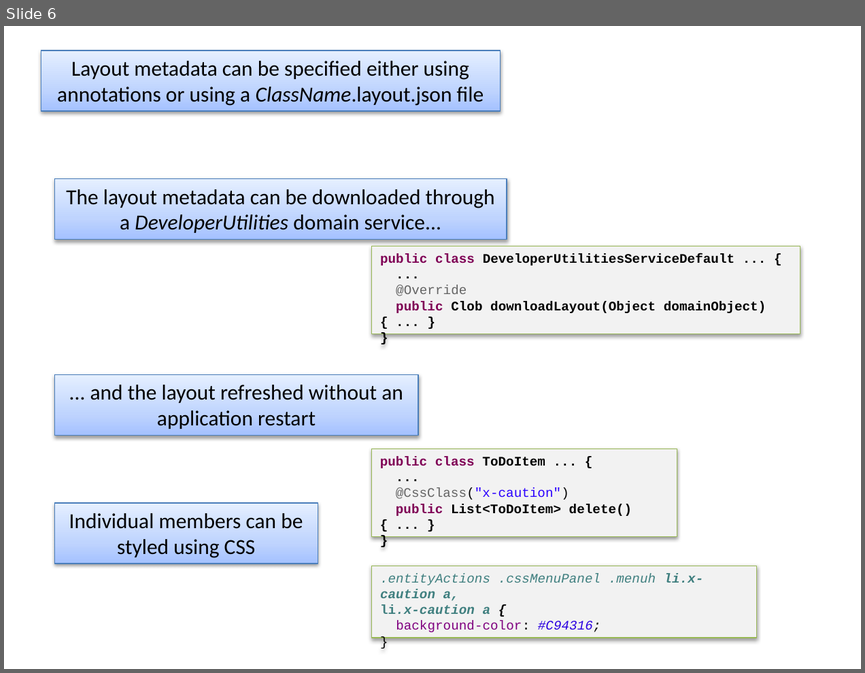
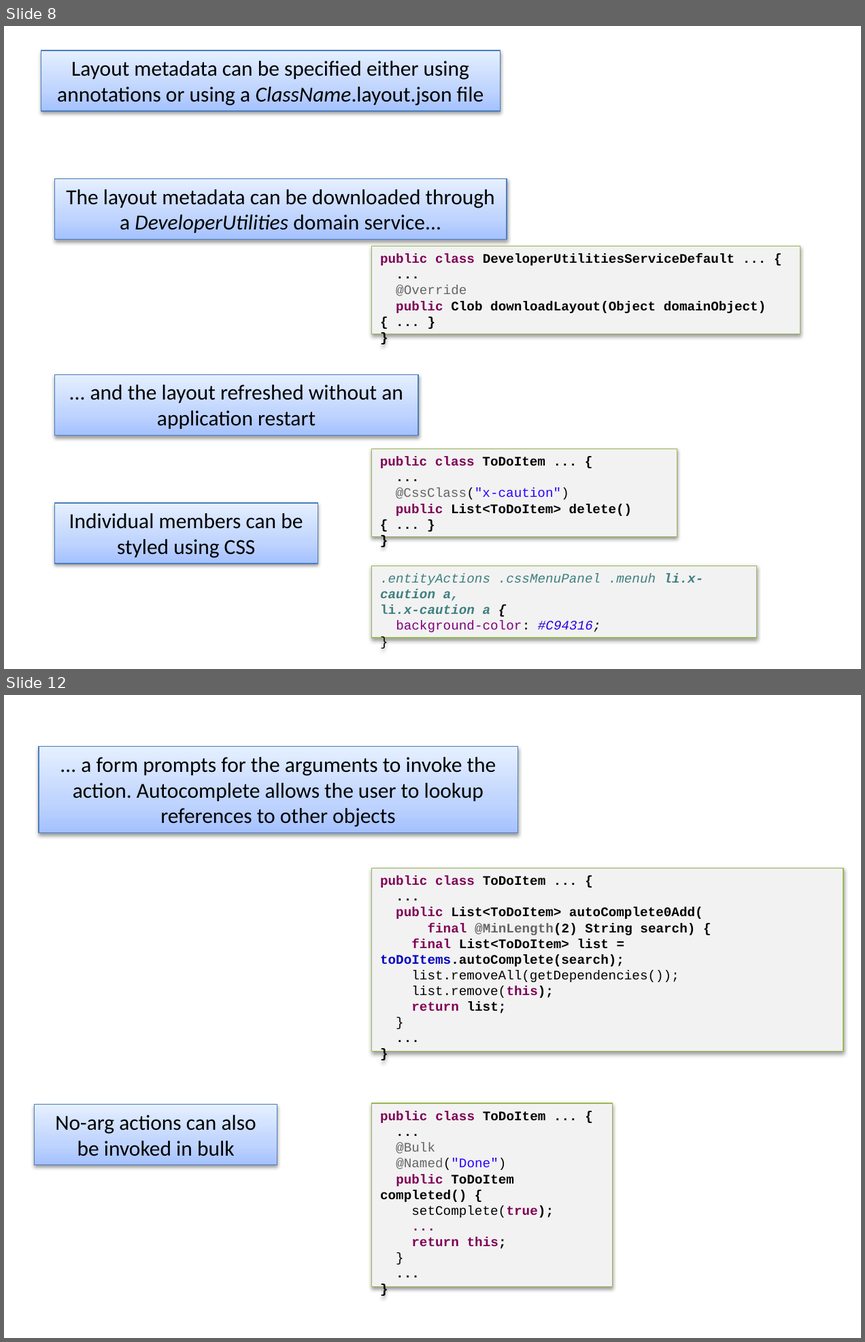
Before and after one commit to apache/causeway-site, a slide deck: content/images/screenshots2/screenshot-captions.pptx. Shown one above the other, each under a label of ours: slide 6 before the commit, slides 8 and 12 after it; the slides between them are not shown. The pictures are 865x673 and 865x1342 pixels, drawn with LibreOffice and Linux fonts; fonts in the diff are those of the drawing. Boxes give left, top, right and bottom in pixels: in the first picture for what was removed or moved away, otherwise in the second. Text is boxed around its words. In the diff, an @@ line names an element or a change of style, - is before the commit and + after.

```diff
--- a/content/images/screenshots2/screenshot-captions.pptx
+++ b/content/images/screenshots2/screenshot-captions.pptx
@@ slide 12 added at [4,695,861,1338], background #FFFFFF @@
@@ rectangle added at [39,747,518,833], fill gradient #A4C4FF to #BFD4FF to #E6EEFF, outline #4B7EBC 0.75 pt, 18 pt, text #000000 @@
+... a form prompts for the arguments to invoke the action. Autocomplete allows the user to lookup references to other objects
@@ rectangle added at [372,868,843,1051], fill #F2F2F2, outline #98B955 0.75 pt, 11 pt, text #000000, bold @@
+public class ToDoItem ... {
+...
+public List<ToDoItem> autoComplete0Add(
+final @MinLength(2) String search) {
+final List<ToDoItem> list = toDoItems.autoComplete(search);
+list.removeAll(getDependencies());
+list.remove(this);
+return list;
+}
+...
+}
@@ rectangle added at [34,1104,277,1166], fill gradient #A4C4FF to #BFD4FF to #E6EEFF, outline #4B7EBC 0.75 pt, 18 pt, text #000000 @@
+No-arg actions can also be invoked in bulk
@@ rectangle added at [372,1103,613,1286], fill #F2F2F2, outline #98B955 0.75 pt, 11 pt, text #000000, bold @@
+public class ToDoItem ... {
+...
+@Bulk
+@Named("Done")
+public ToDoItem completed() {
+setComplete(true);
+...
+return this;
+}
+...
+}
@@ what was slide 6 is now slide 8 @@
```
Also in this commit, not shown: 3 slides changed, 11 other slides added, 45 other files.
